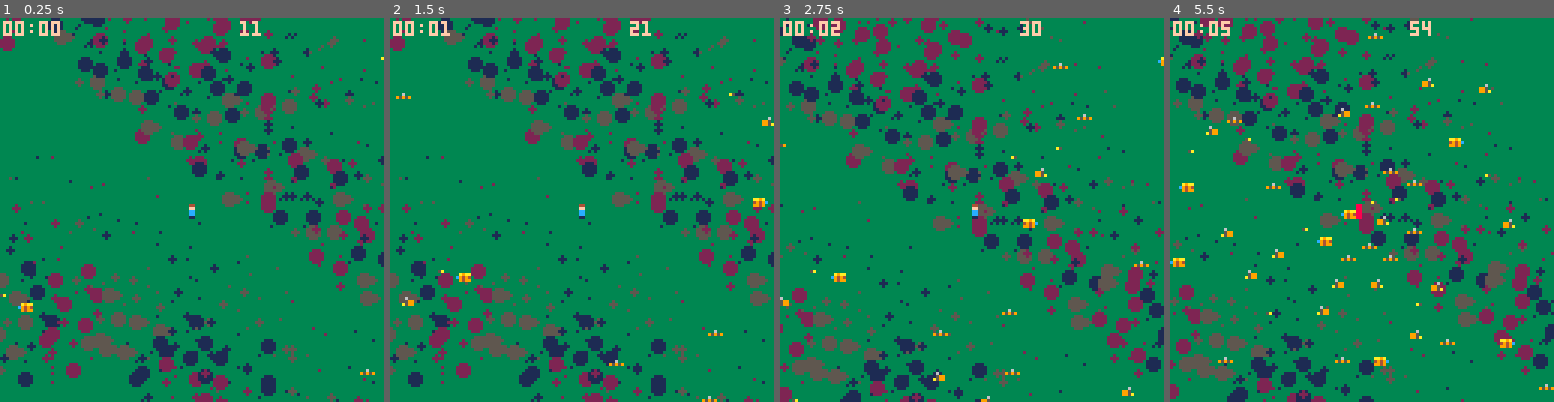
Above: before the commit, frames 1-4 (left to right).
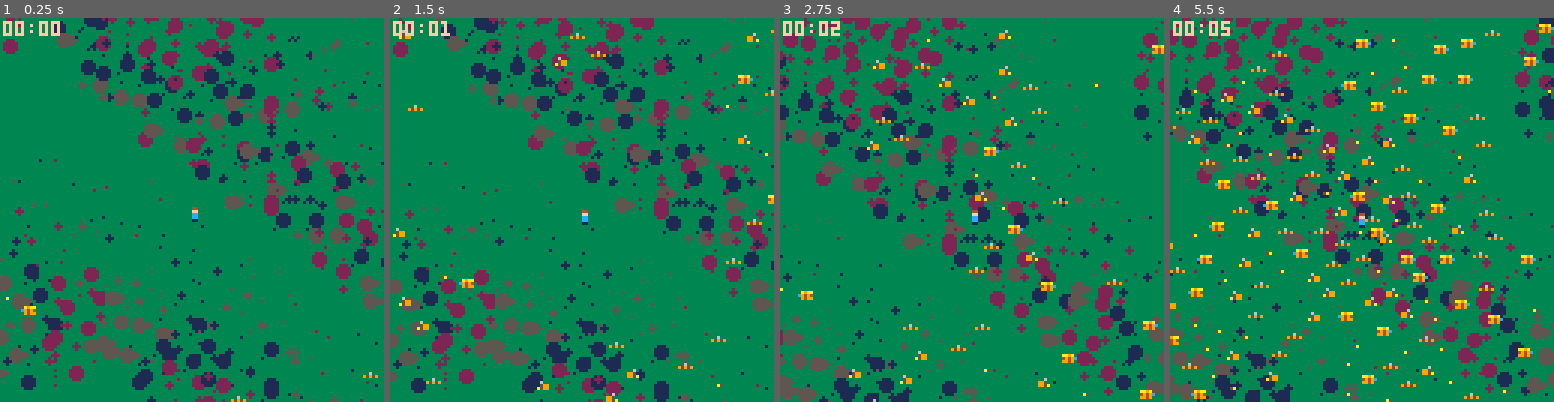
Above: after the commit, the same moments.

Repository: darabos/pico-8-projects
Game: PICO-8 cartridge buzz-survivor.p8
The game is run twice, just before and just after one commit, with the same random seed, the same clock (stepped at 60 frames per second) and the same inputs.
Inputs:
- Up to frame 1 (0.25 s): no input
- Up to frame 2 (1.5 s): no input
- Up to frame 3 (2.75 s): hold Right 1.6-2.1 s; hold Up 2.15-2.42 s; hold Right from 2.47 s (still down)
- Up to frame 4 (5.5 s): release Right at 3.03 s; hold Left 3.08-3.58 s; hold Down 3.63-3.97 s; hold Right 4.02-4.68 s; hold Up 4.73-5.03 s; hold Left from 5.08 s (still down)

The runs differ from the first frame. In frame 1, 14% of the frame differs, in the area x 0-100%, y 0-100%; in frame 2, 22%; in frame 3, 31%; in frame 4, 35%.

Commit message:
Smoother movement with fractional speeds.

Diff:
--- a/buzz-survivor.p8
+++ b/buzz-survivor.p8
@@ -4,8 +4,10 @@
 function _init()
  p={
   x=rnd(10000),y=rnd(10000),
-  spd=1,
+  spr=1,spd=1.5,
+  weapons={},
  }
+ cam={x=p.x,y=p.y}
  start_time=t()
  enemies={}
  for i=1,10 do
@@ -16,10 +18,10 @@
 
 function _draw()
  camera()
- local sx=p.x%8
- local fx=p.x\8
- local sy=p.y%8
- local fy=p.y\8
+ local sx=cam.x%8
+ local fx=cam.x\8
+ local sy=cam.y%8
+ local fy=cam.y\8
  cls(3)
  for x=-1,16 do
   for y=-1,16 do
@@ -37,16 +39,19 @@
    end
   end
  end
- camera(lx or p.x,ly or p.y)
- lx,ly=p.x-60,p.y-60
+ camera(cam.x-60,cam.y-60)
+ cam.x*=0.95
+ cam.x+=0.05*(p.x+flr(p.vx*20))
+ cam.y*=0.95
+ cam.y+=0.05*(p.y+flr(p.vy*20))
  if p.wounded then
   for i=1,15 do
    pal(i,8)
   end
-  spr(1,p.x,p.y)
+  spr(p.spr,p.x,p.y,1,1,p.flip)
   pal()
  else
-  spr(1,p.x,p.y)
+  spr(p.spr,p.x,p.y,1,1,p.flip)
  end
  foreach(enemies,function(e)
   spr(e.spr,e.x,e.y,1,1,e.flip)
@@ -59,16 +64,28 @@
   ..tostr(tt\60)
   ..(tt%60\10==0and":0"or":")
   ..tostr(tt%60),1,1,15)
- print(tostr(#enemies),80,1,15)
 end
 
 function _update()
  ts+=1
  p.wounded=false
- if btn(⬅️) then p.x-=p.spd end
- if btn(➡️) then p.x+=p.spd end
- if btn(⬆️) then p.y-=p.spd end
- if btn(⬇️) then p.y+=p.spd end
+ p.vx=0 p.vy=0
+ if btn(⬅️) then
+  p.vx=-p.spd
+  p.flip=false
+ end
+ if btn(➡️) then
+  p.vx=p.spd
+  p.flip=true
+ end
+ if btn(⬆️) then p.vy=-p.spd end
+ if btn(⬇️) then p.vy=p.spd end
+ if abs(p.vx)+abs(p.vy)>p.spd then
+  p.vx*=0.7
+  p.vy*=0.7
+ end
+ p.x+=p.vx
+ p.y+=p.vy
  function key(e,o)
   return (e.x-p.x+o)\10+(e.y-p.y+o)\10*100
  end
@@ -116,7 +133,7 @@
    end
   end end
  end
- if #enemies<250 and rnd(100)<20 then
+ if #enemies<250 and rnd(100)<100 then
   add(enemies,newenemy())
  end
 end
@@ -146,3 +163,11 @@
 00077000000cc0000005a0000959590000a599000094990000000000000000000000000005a55000000000000000000000000000000000000000000000000000
 00700700000cc0000000000000000000000000000000000000000000000000000000000009540000000000000000000000000000000000000000000000000000
 00000000000110000000000000000000000000000000000000000000000000000000000050000000000000000000000000000000000000000000000000000000
+00000000000000000000000000000000000000000000000000000000000000000000000000000000000000000000000000000000000000000000000000000000
+00000000000000000000000000000000000000000000000000000000000000000000000000000000000000000000000000000000000000000000000000000000
+00b00b00000000000000000000000000000000000000000000000000000000000000000000000000000000000000000000000000000000000000000000000000
+000bb000000aa0000000000000000000000000000000000000000000000000000000000000000000000000000000000000000000000000000000000000000000
+00044b00000ffa000000000000000000000000000000000000000000000000000000000000000000000000000000000000000000000000000000000000000000
+00022000000e80000000000000000000000000000000000000000000000000000000000000000000000000000000000000000000000000000000000000000000
+00044000000e80000000000000000000000000000000000000000000000000000000000000000000000000000000000000000000000000000000000000000000
+00044000000ee0000000000000000000000000000000000000000000000000000000000000000000000000000000000000000000000000000000000000000000
